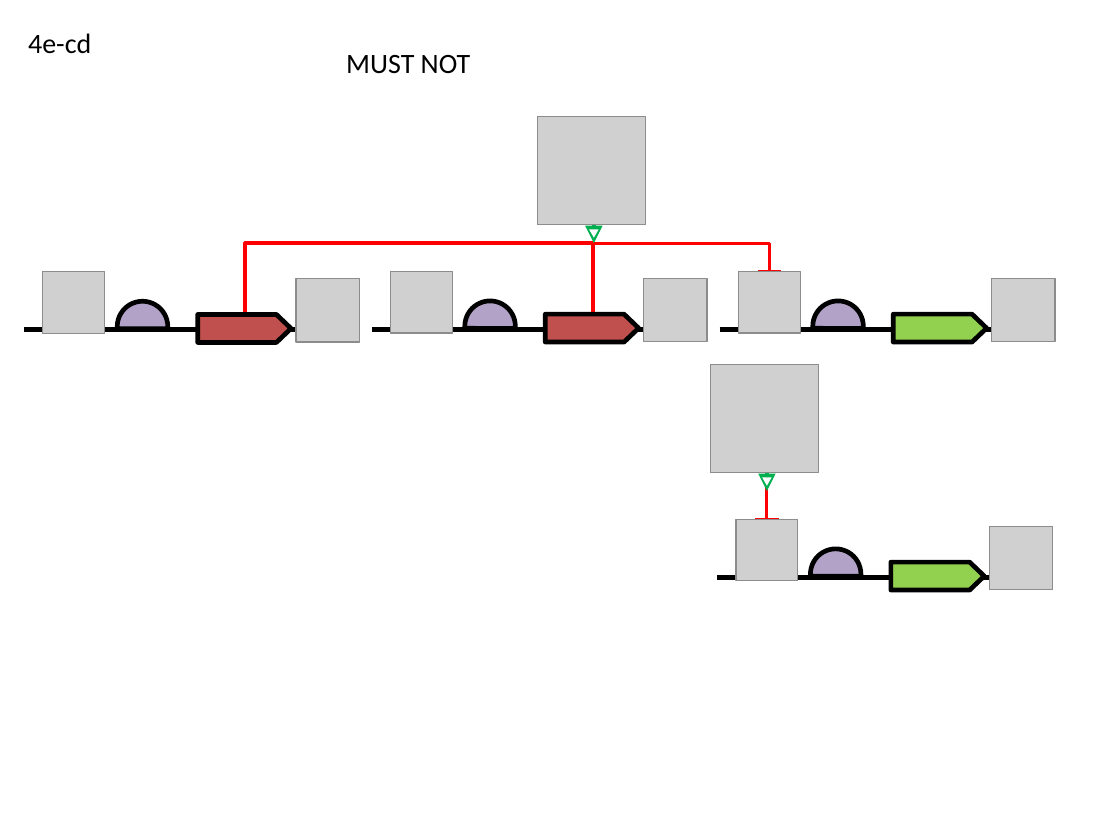
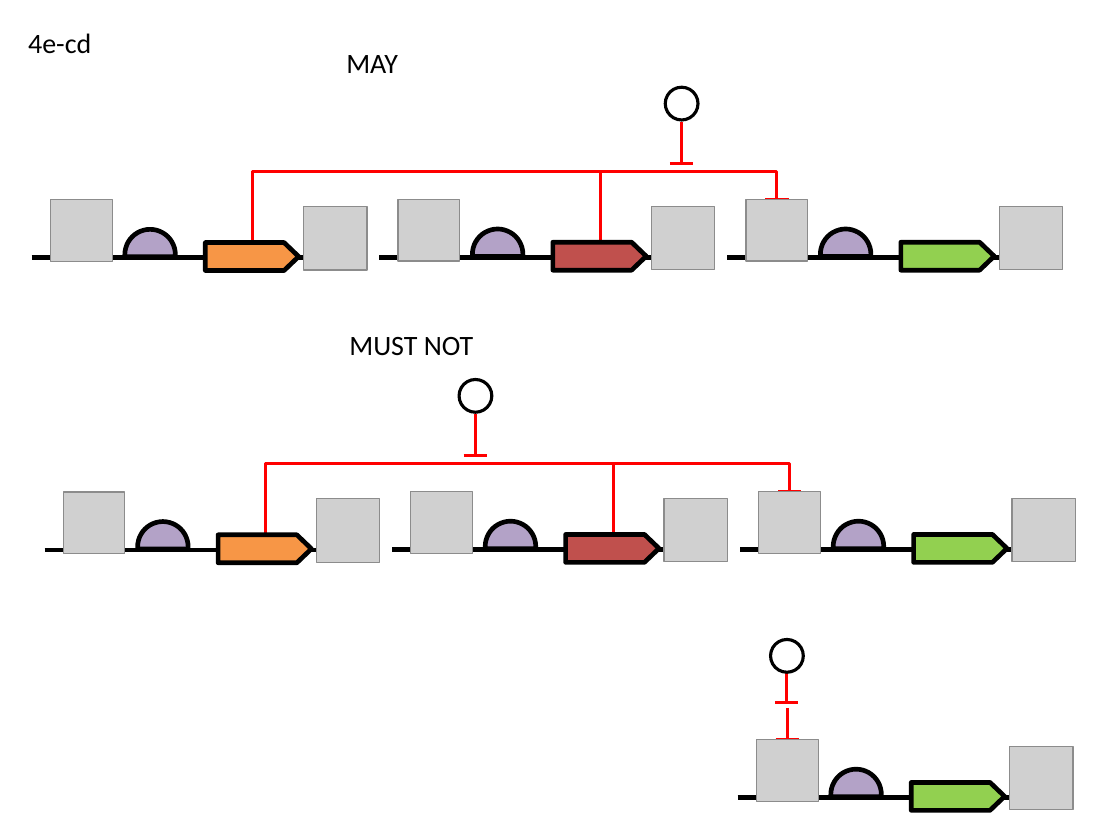
Before and after one commit to SynBioDex/SBOL-visual, a slide deck: slide 9 of specification/imgsrc/4.pptx (slide 8 before the commit). Drawn at 1120x840 pixels with LibreOffice and Linux fonts; fonts in the diff are those of the drawing; grey boxes stand for pictures. Boxes give left, top, right and bottom in pixels: in the first picture for what was removed or moved away, otherwise in the second. Text is boxed around its words. In the diff, an @@ line names an element or a change of style, - is before the commit and + after.

```diff
--- a/specification/imgsrc/4.pptx
+++ b/specification/imgsrc/4.pptx
@@ text added at box(346, 55, 398, 73), 18 pt, text #000000 @@
+MAY
@@ picture removed at box(538, 116, 645, 224) @@
@@ group added at box(31, 87, 1063, 280): 6 lines, 6 pictures, 3 right arrows, 3 chord (boxed as its full ellipse)s, 2 elbow lines, 1 triangle, 1 ellipse @@
@@ arrow removed from (594, 180) to (594, 243) @@
@@ text "MUST NOT": place and size @@
-text "MUST NOT" at box(346, 55, 471, 74)
+text "MUST NOT" at box(349, 337, 474, 356)
@@ ellipse added at box(459, 380, 492, 412), fill #FFFFFF, outline #000000 2 pt @@
@@ picture removed at box(710, 365, 818, 473) @@
@@ line added from (476, 456) to (476, 414), #FF0000 2 pt @@
@@ arrow removed from (767, 429) to (767, 491) @@
@@ line added from (464, 456) to (487, 456), #FF0000 2 pt @@
@@ 8 pictures, 7 lines, 4 chord (boxed as its full ellipse)s, 4 right arrows, 2 elbow lines, 2 triangles: place and size @@
-8 pictures, 7 lines, 4 chord (boxed as its full ellipse)s, 4 right arrows, 2 elbow lines, 2 triangles at box(25, 230, 1055, 599)
+8 pictures, 7 lines, 4 chord (boxed as its full ellipse)s, 4 right arrows, 2 elbow lines, 2 triangles at box(45, 450, 1076, 820)
@@ right arrow at box(218, 535, 311, 563): fill #C0504D to #F79646 @@
@@ ellipse added at box(771, 640, 803, 672), fill #FFFFFF, outline #000000 2 pt @@
@@ line added from (787, 702) to (787, 661), #FF0000 2 pt @@
@@ line added from (775, 702) to (799, 702), #FF0000 2 pt @@
```
Also in this commit, not shown: 3 other slides changed, 4 slides added, 1 slide removed, 13 other files.
